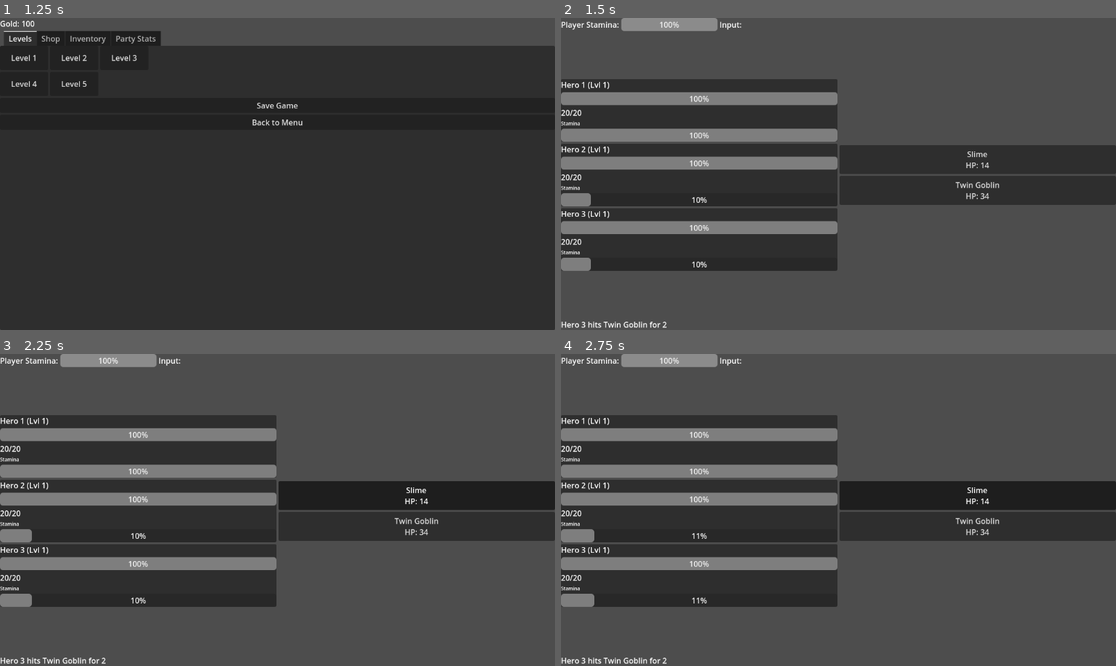
Above: before the commit, frames 1-4 (two rows, left to right).
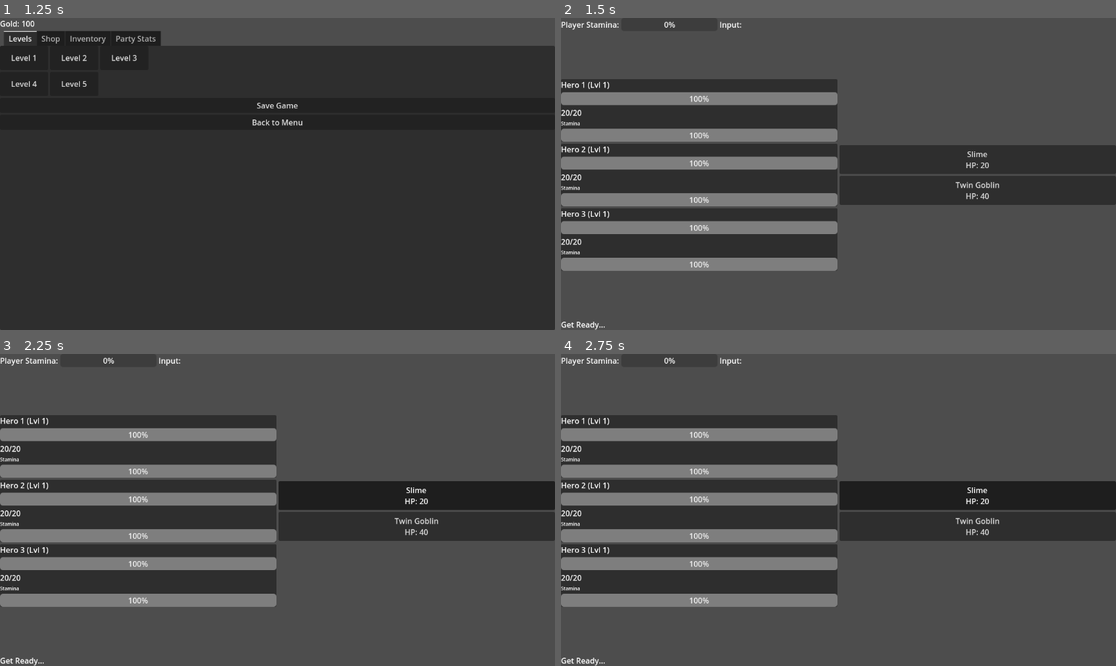
Above: after the commit, the same moments.

Repository: BautistaBravo/ReinosLowScope
Game: Godot game, scene res://scenes/MainMenu.tscn
Same seed, same stepped clock (60 frames per second), same inputs: the game is played once before the commit and once after it.
Inputs (mouse positions are in pixels of both pictures, inside the frame that each line leads up to):
- Up to frame 1 (1.25 s): click "New Game" at 0.5 s
- Up to frame 2 (1.5 s): click "Level 2" at 1.25 s
- Up to frame 3 (2.25 s): click (416, 494) at 2 s, where only the run before the commit has a clickable "Slime HP: 14"
- Up to frame 4 (2.75 s): no input

Frame 1 is identical in both runs. In frame 2, 4.7% of the frame differs, in the area x 0-78%, y 0-100%; in frame 3, 4.7%; in frame 4, 4.7%.

Commit message:
Add 2-second delay before combat starts
- Updated `Combat.gd` to include a `START_COMBAT_DELAY` constant.
- Added logic in `_ready` to wait 2 seconds before enabling `is_combat_active` and user input.
- Added a "Get Ready..." message during the delay.

Diff:
--- a/scripts/scenes/Combat.gd
+++ b/scripts/scenes/Combat.gd
@@ -4,9 +4,10 @@
 const BASE_STAMINA_COST = 5
 const AI_ACTION_COST = 30.0
 const INPUT_COOLDOWN = 0.5
+const START_COMBAT_DELAY = 2.0
 
 # State
-var is_combat_active = true
+var is_combat_active = false # Changed to false initially
 var is_targeting_mode = false
 
 # Player State (Hero 1)
@@ -44,16 +45,24 @@
 	party_debuffs = []
 	for i in range(GameManager.party.size()):
 		party_stamina.append(party_max_stamina[i])
-		party_debuffs.append([]) # Init debuff list for each member
+		party_debuffs.append([])
 
 	player_stamina = party_stamina[0]
 	input_buffer = []
 	is_targeting_mode = false
 	input_cooldown_timer = 0.0
+	is_combat_active = false
 
 	_build_ui()
 	_load_party()
 	_load_enemies()
+
+	# Start delay sequence
+	log_label.text = "Get Ready..."
+	await get_tree().create_timer(START_COMBAT_DELAY).timeout
+
+	is_combat_active = true
+	log_label.text = "Battle Started!"
 
 func _calculate_party_stats():
 	party_max_stamina = []
@@ -109,7 +118,7 @@
 	battle_ground.add_child(enemy_container)
 
 	log_label = Label.new()
-	log_label.text = "Battle Started!"
+	log_label.text = "Initializing..." # Initial placeholder
 	root.add_child(log_label)
 
 func _load_party():
